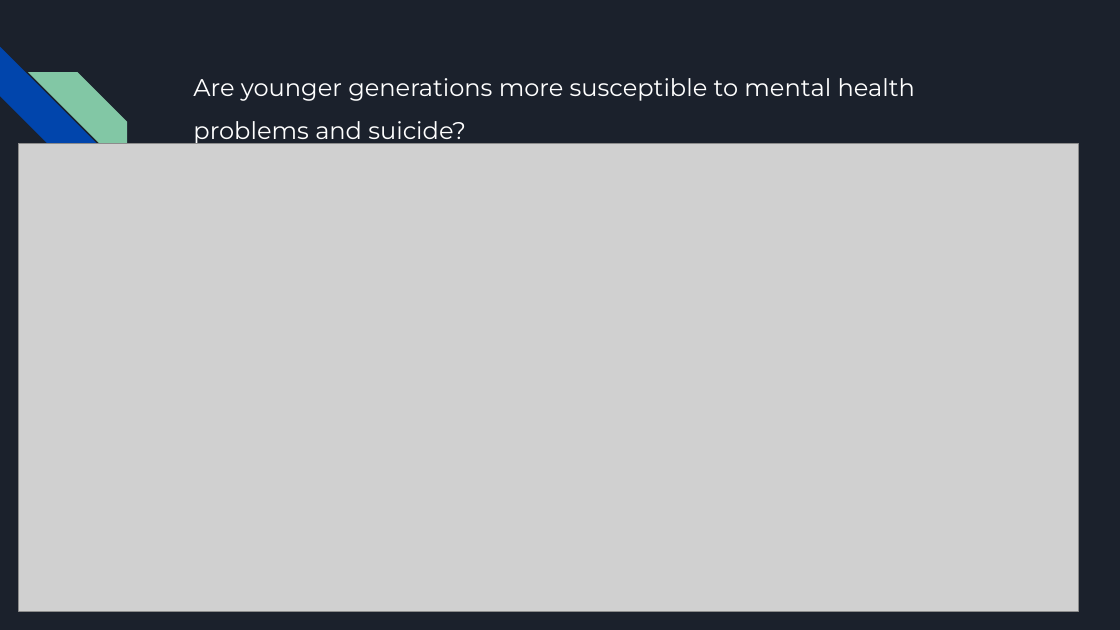
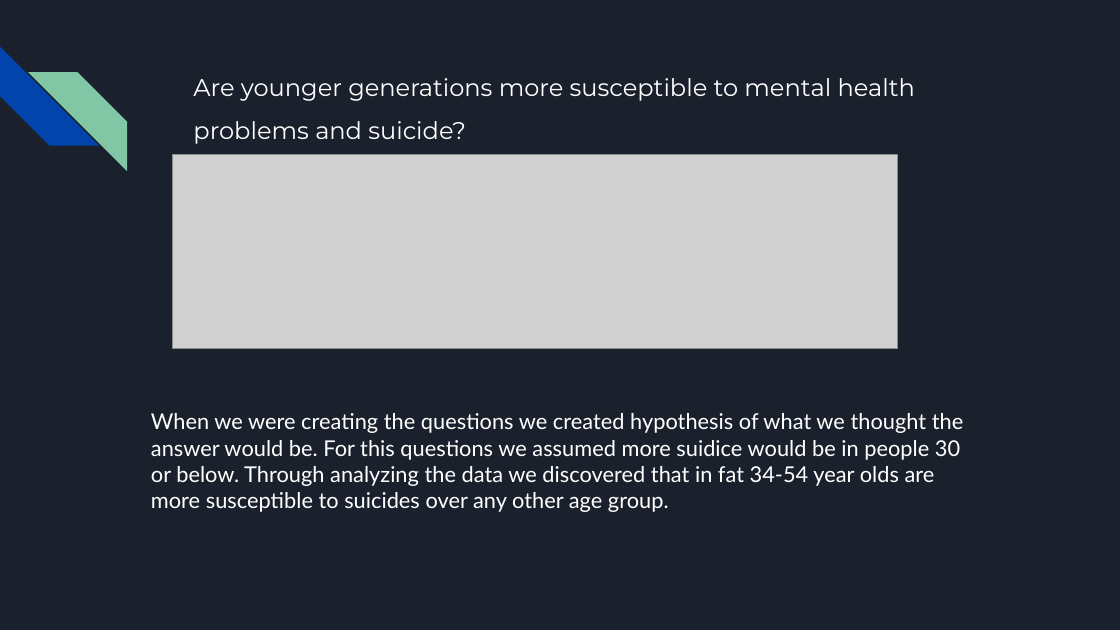
Before and after one commit to RosieMina/Final_project, a slide deck: slide 3 of Final Project.pptx. Drawn at 1120x630 pixels with LibreOffice and Linux fonts; fonts in the diff are those of the drawing; grey boxes stand for pictures. Boxes give left, top, right and bottom in pixels: in the first picture for what was removed or moved away, otherwise in the second. Text is boxed around its words. In the diff, an @@ line names an element or a change of style, - is before the commit and + after.

```diff
--- a/Final Project.pptx
+++ b/Final Project.pptx
@@ picture removed at (19, 143, 1079, 612) @@
@@ picture added at (172, 155, 897, 348) @@
@@ text added at (151, 413, 963, 512), 14 pt, text #FFFFFF @@
+When we were creating the questions we created hypothesis of what we thought the answer would be. For this questions we assumed more suidice would be in people 30 or below. Through analyzing the data we discovered that in fat 34-54 year olds are more susceptible to suicides over any other age group.
```
Also in this commit, not shown: 5 other slides changed, 3 slides added, 2 slides removed.
